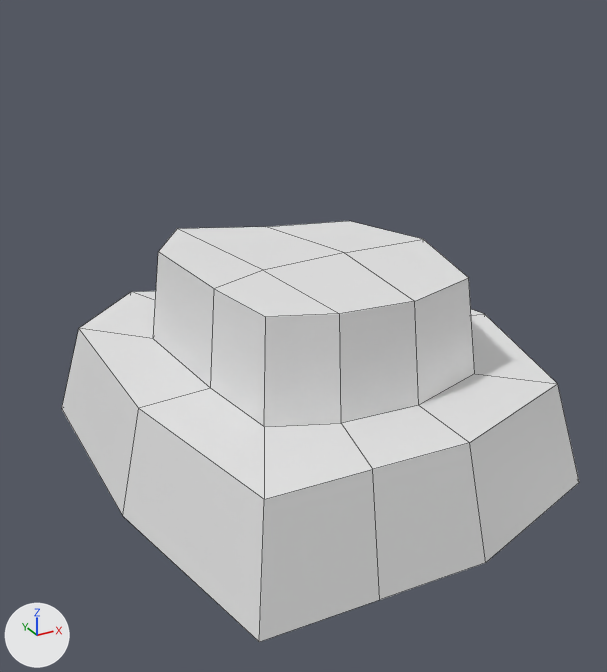
Before and after pictures for a commit that changed the Blender file game/andCarsal.blend.
Camera for both pictures: a camera (50 mm lens) standing at (-2.08, -3.42, 2.41) and looking at (-0.17, 0.05, 0.67). Arrows for +X, +Y and +Z are at lower left; the lights stay in place. Mesh edges are drawn as thin lines.
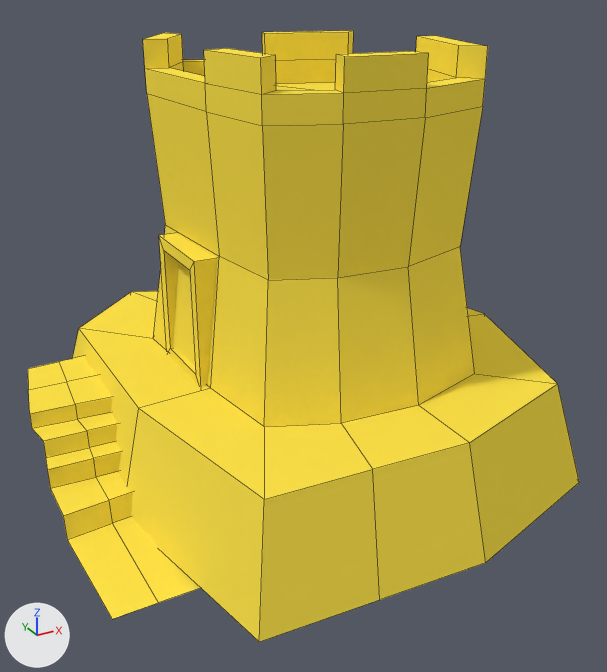
Boxes (x1, y1, x2, y2) around the edits, measured in the pictures (607 x 672 px):
'Plane', reshaped (7% wider, 45% taller): before (62, 221, 579, 642); after (28, 31, 579, 642)
part 1 of me_plane, added (yellow): after (28, 356, 200, 619)
part 2 of me_plane, added (yellow): after (159, 233, 218, 387)
part 3 of me_plane, built on: before (153, 221, 475, 427); after (143, 31, 488, 427)
part 4 of me_plane, recoloured (white to yellow): (72, 291, 579, 642) in both

Diff of the bpy script that builds the scene:
```diff
--- a/game/andCarsal.blend.py
+++ b/game/andCarsal.blend.py
@@ mat_material @@
+mat_material = diffuse_material('Material')
+mat_material.base_color = (1.0, 0.781, 0.0724)  # yellow #ffe54c
@@ me_plane @@
 # used by ob_plane; location = (0.0, 0.0, 0.0)
-me_plane.from_pydata(...)  # 44 vertices, 42 faces; spans x -1.22..1.22, y -1.18..1.61, z 0.0..1.04
+me_plane.from_pydata(...)  # 153 vertices, 133 faces; spans x -1.51..1.22, y -1.18..1.61, z -0.02..2.09
+# me_plane part 1: a new loose piece of 33 vertices spanning x -1.51..-1.08, y -0.71..0.86, z -0.02..0.44, in mat_material (yellow #ffe54c)
+# me_plane part 2: a new loose piece of 16 vertices spanning x -0.76..-0.57, y 0.01..0.48, z 0.52..1.18, in mat_material (yellow #ffe54c)
+# me_plane part 3
+# 6 vertices are removed from x -0.71..0.47, y -0.46..0.65, z 1.04
+# 14 faces are deleted
+# 6 vertices move from x -0.67..0.63, y -0.59..0.99, z 1.04 to x -0.64..0.59, y -0.55..0.93, z 1.19
+# 26 vertices are added at x -0.71..0.63, y -0.59..0.99, z 1.19..1.96
+# 20 new vertices lie (0.0, 0.0, -0.12) away from vertices in x -0.71..0.63, y -0.59..0.99, z 1.96
+# 20 new vertices lie (0.0, 0.0, 0.13) away from vertices in x -0.71..0.63, y -0.59..0.99, z 1.96
+# 74 new faces join them
+# me_plane part 4: 28 faces spanning x -1.22..1.22, y -1.18..1.61, z 0.0..1.19 switch from no material to mat_material (yellow #ffe54c)
```
